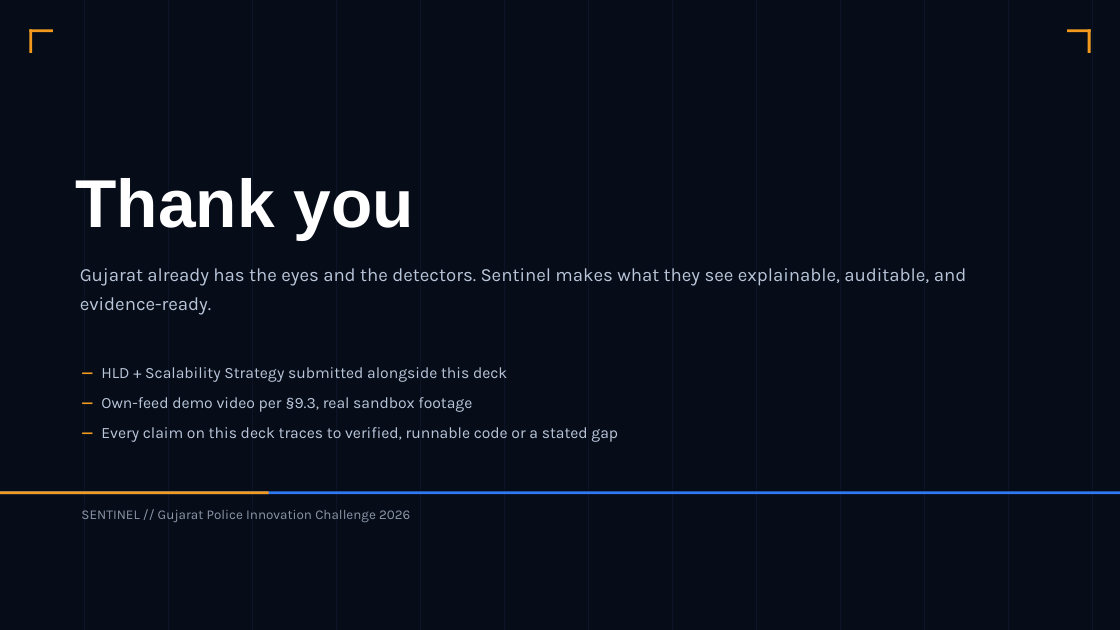
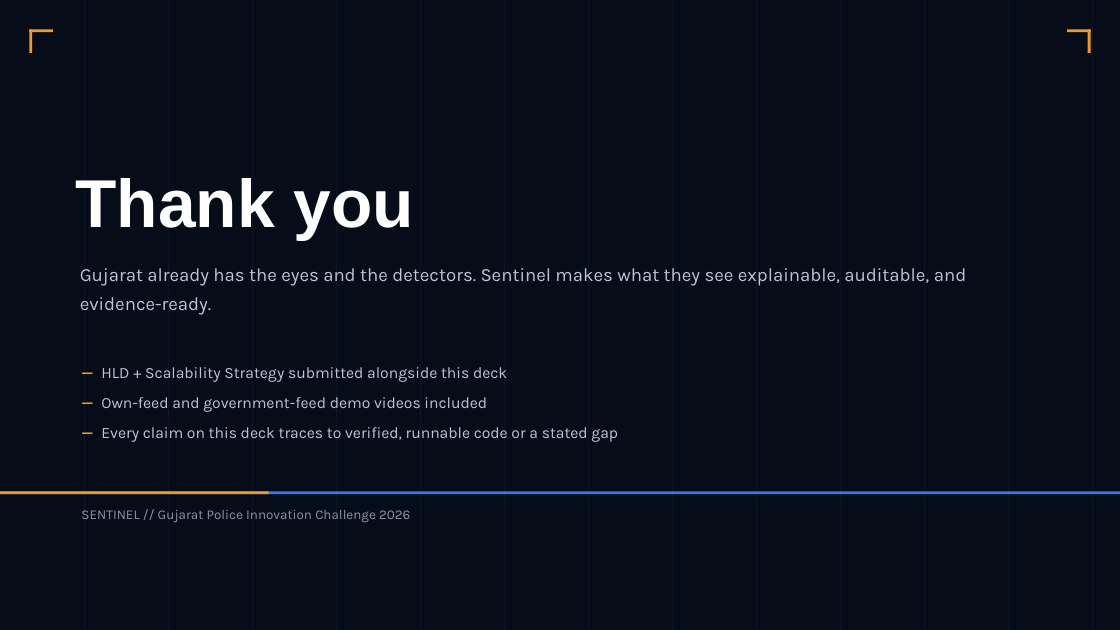
Before and after one commit to myworkdesk2112-del/CCTV_Dash_repo2, a slide deck: slide 17 of docs/assets/Sentinel_Solution_Presentation.pptx (slide 21 before the commit). Drawn at 1120x630 pixels with LibreOffice and Linux fonts; fonts in the diff are those of the drawing. Boxes give left, top, right and bottom in pixels: in the first picture for what was removed or moved away, otherwise in the second. Text is boxed around its words. In the diff, an @@ line names an element or a change of style, - is before the commit and + after.

```diff
--- a/docs/assets/Sentinel_Solution_Presentation.pptx
+++ b/docs/assets/Sentinel_Solution_Presentation.pptx
@@ text at <box>101,397,487,412</box>: text changed @@
-— Own-feed demo video per §9.3, real sandbox footage
+— Own-feed and government-feed demo videos included
```
Also in this commit, not shown: 1 other slide changed, 15 slides added, 19 slides removed, 54 other files.
